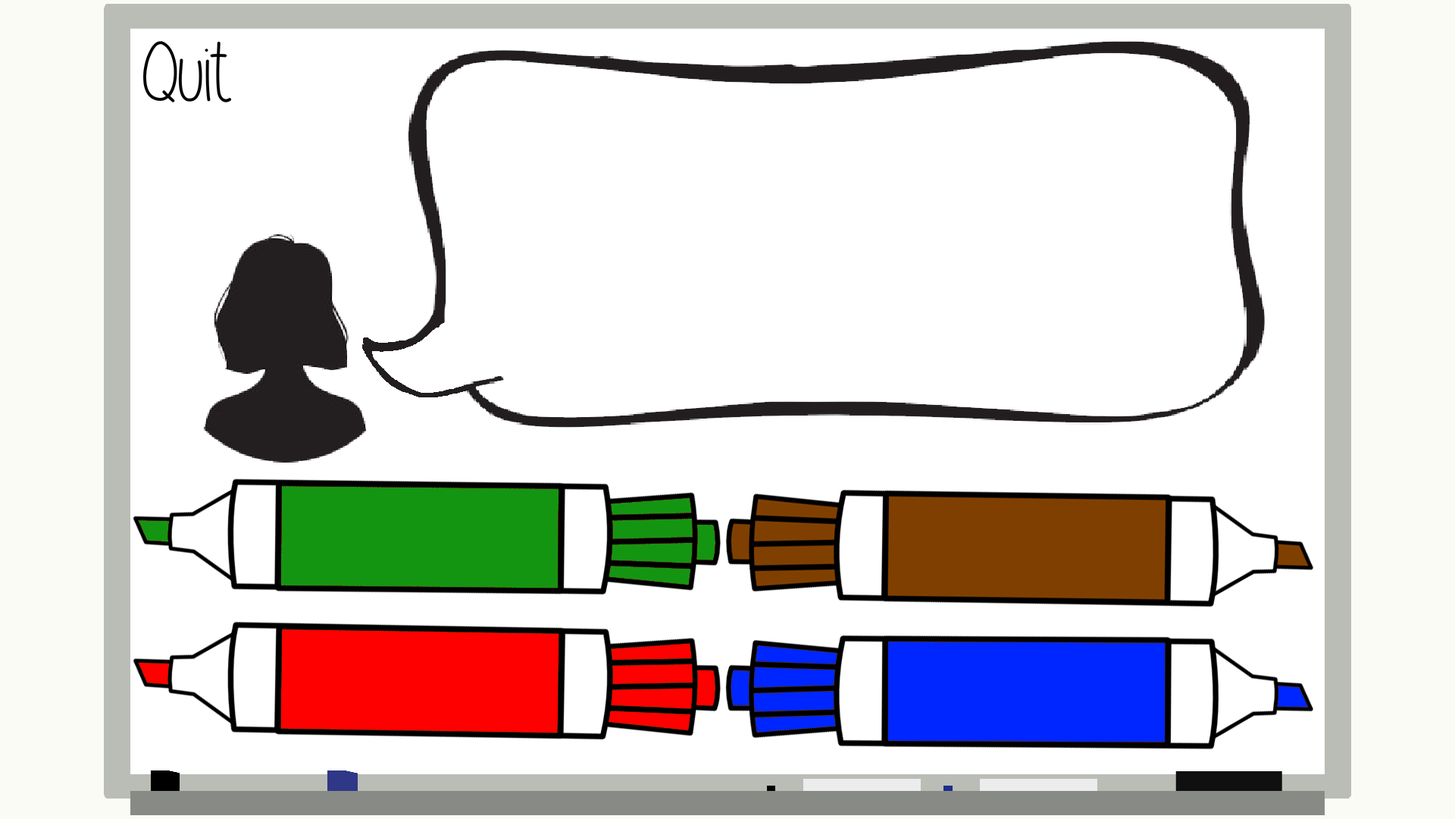
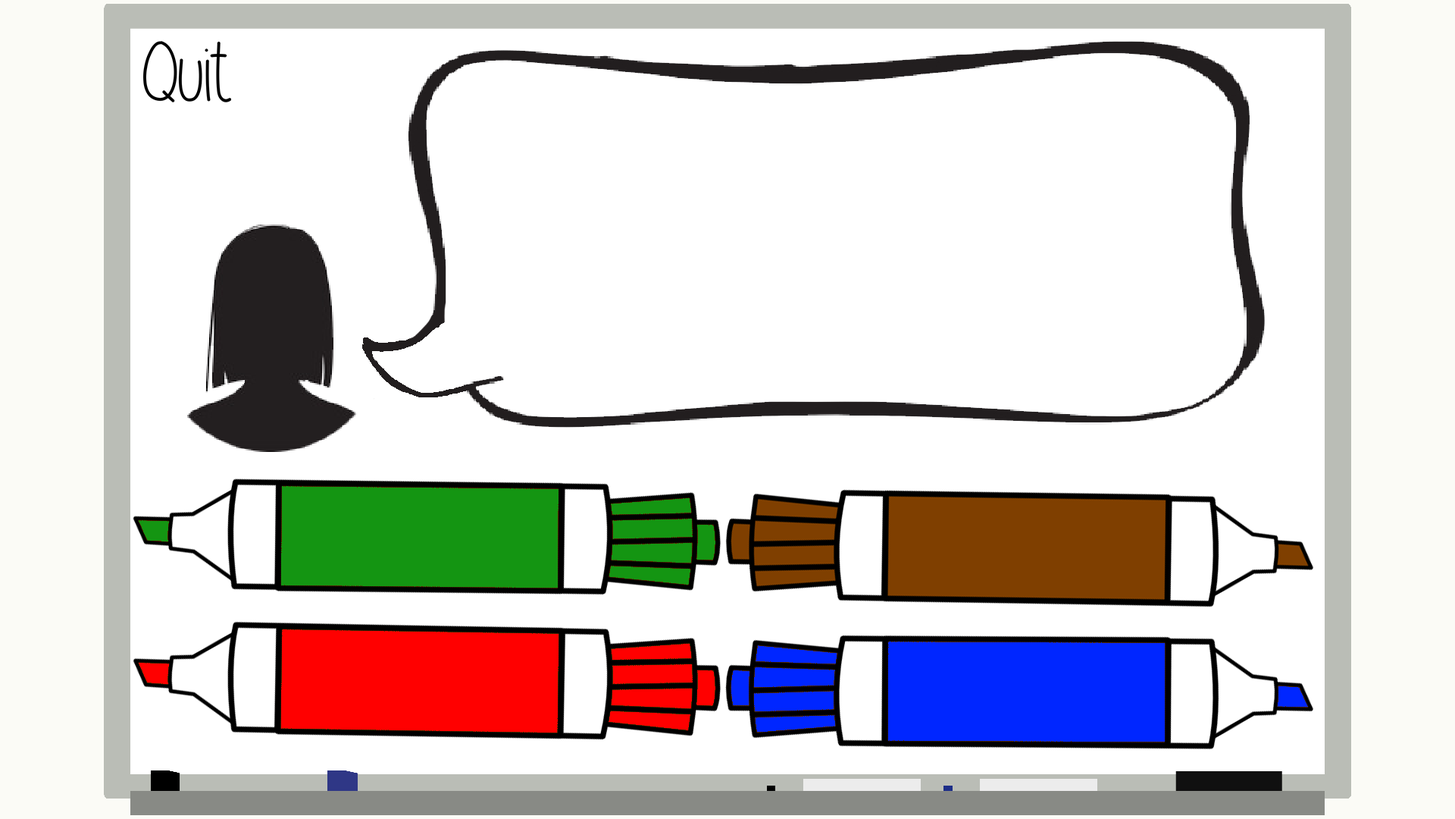
Comparing the layer stacks of the two 1455 × 819 images. Changes:
added layer "Silhouette F4" above "Silhouette M2" over 187, 224, 358, 452
hid "Silhouette F1" over 203, 234, 367, 463
